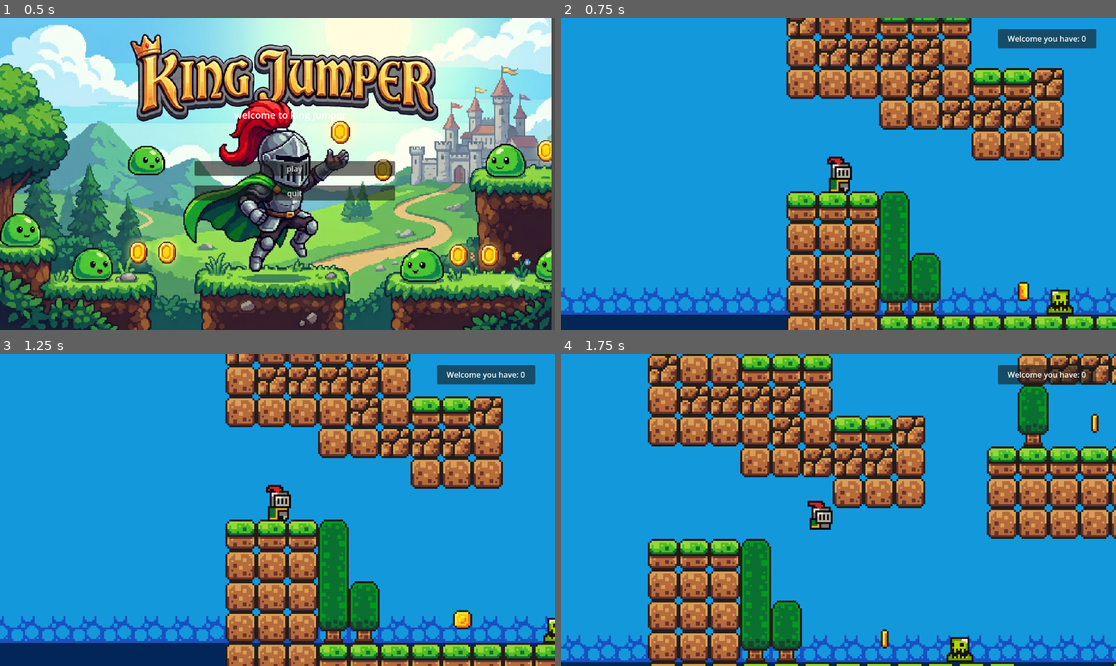
Above: before the commit, frames 1-4 (two rows, left to right).
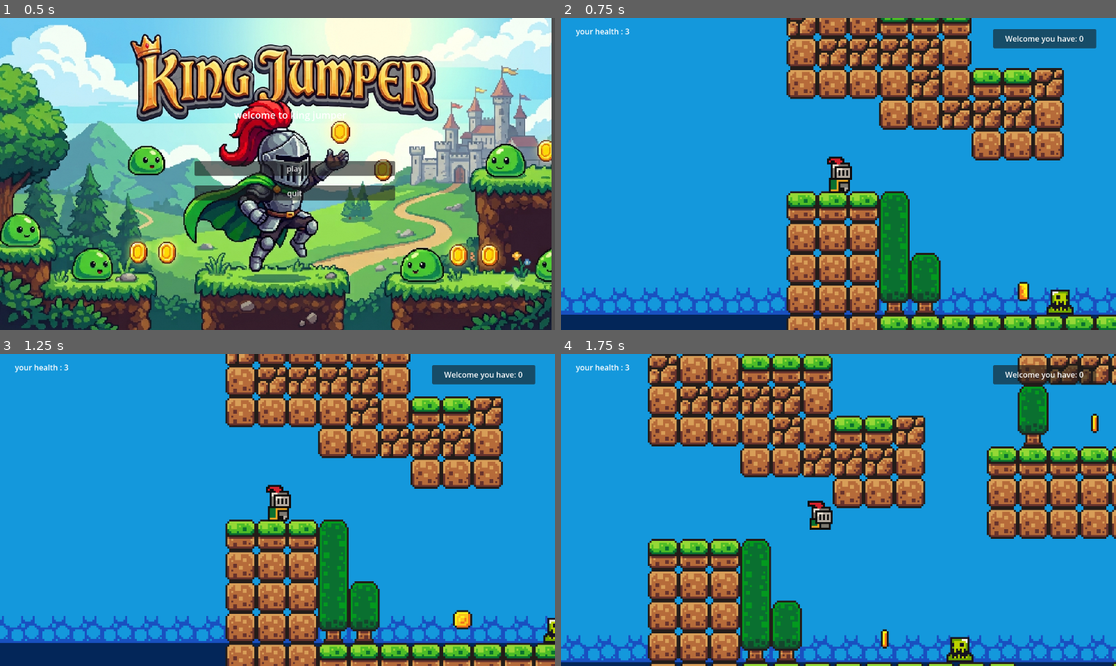
Above: after the commit, the same moments.

Repository: alandarryl/brakeys-tuto
Game: Godot game, scene res://scene/main_menu.tscn
Two runs of this game, one before a commit and one after it. Both use one fixed random seed, a clock stepped at 60 frames per second and the inputs below.
Inputs:
- Up to frame 1 (0.5 s): no input
- Up to frame 2 (0.75 s): click "play" at 0.5 s
- Up to frame 3 (1.25 s): no input
- Up to frame 4 (1.75 s): hold D (right) from 1.28 s (still down); tap Space (jump) at 1.52 s

Frame 1 is identical in both runs. In frame 2, 0.3% of the frame differs, in the area x 2-95%, y 3-10%; in frame 3, 0.3%; in frame 4, 0.3%.

Commit message:
add a health label and script for life lose and death

Diff:
--- a/project.godot
+++ b/project.godot
@@ -22,6 +22,7 @@
 [autoload]
 
 Music="*res://scene/music.tscn"
+GameGlobal="*uid://1fk1s742adyq"
 
 [input]
 
--- a/scene/game.tscn
+++ b/scene/game.tscn
@@ -258,7 +258,7 @@
 [node name="UI" type="CanvasLayer" parent="." unique_id=2032917374]
 
 [node name="PanelContainer" type="PanelContainer" parent="UI" unique_id=335820936]
-offset_left = 907.0
+offset_left = 897.0
 offset_top = 23.0
 offset_right = 1111.0
 offset_bottom = 63.0
@@ -268,6 +268,19 @@
 z_index = 5
 layout_mode = 2
 size_flags_horizontal = 4
+
+[node name="LifeValue" type="Control" parent="UI" unique_id=1097996325]
+layout_mode = 3
+anchors_preset = 0
+offset_left = 31.0
+offset_top = 16.0
+offset_right = 170.0
+offset_bottom = 51.0
+
+[node name="health" type="Label" parent="UI/LifeValue" unique_id=189061526]
+layout_mode = 0
+offset_right = 90.0
+offset_bottom = 23.0
 
 [node name="GameManager" type="Node" parent="." unique_id=1184280796]
 unique_name_in_owner = true
--- /dev/null
+++ b/script/GameGlobal.gd
@@ -0,0 +1,22 @@
+extends Node
+
+var max_lives: int = 3
+var current_lives: int = 3
+
+func lose_life():
+	current_lives -= 1
+	print("Vies restantes : ", current_lives)
+
+	if current_lives <= 0:
+		game_over()
+	else:
+		# Si le joueur a encore des vies, ON RECHARGE ICI
+		get_tree().reload_current_scene()
+
+func game_over():
+	print("Game Over ! Retour au menu principal.")
+	reset_game()
+	get_tree().change_scene_to_file("res://scene/main_menu.tscn")
+
+func reset_game():
+	current_lives = max_lives
--- a/script/game_manager.gd
+++ b/script/game_manager.gd
@@ -4,15 +4,19 @@
 @onready var label = $Label
 @onready var score_label: Label = %ScoreLabel
 const MENU_FINAL = "res://scene/menu_final.tscn"
+@onready var health: Label = $"../UI/LifeValue/health"
+
+
 
 func _ready() -> void:
 	score_label.text = "Welcome you have: " + str(score)
+	health.text = "your health : " + str(GameGlobal.current_lives)
 
 func game_complete() -> void:
 	get_tree().change_scene_to_file(MENU_FINAL)
 
 func add_coin():
-	score +=5
+	score +=1
 	label.text = "Your score is " + str(score) + " !"
 	score_label.text = "You have : " + str(score)
 
--- a/script/killzone.gd
+++ b/script/killzone.gd
@@ -4,12 +4,15 @@
 @onready var dying = $Dying
 
 func _on_body_entered(body):
-	Engine.time_scale = 0.5
-	body.get_node("CollisionShape2D").queue_free()
-	dying.play()
-	timer.start()
+	if body.name == "player" or body.is_in_group("Player"):
+		Engine.time_scale = 0.5
+		if body.has_node("CollisionShape2D"):
+			body.get_node("CollisionShape2D").queue_free()
+		dying.play()
+		timer.start()
 
 func _on_timer_timeout():
 	Engine.time_scale = 1
-	get_tree().reload_current_scene()
 	print("you are dead with style")
+	# On appelle juste GameGlobal, c'est lui qui gère la suite !
+	GameGlobal.lose_life()
Not shown, added: script/GameGlobal.gd.uid
